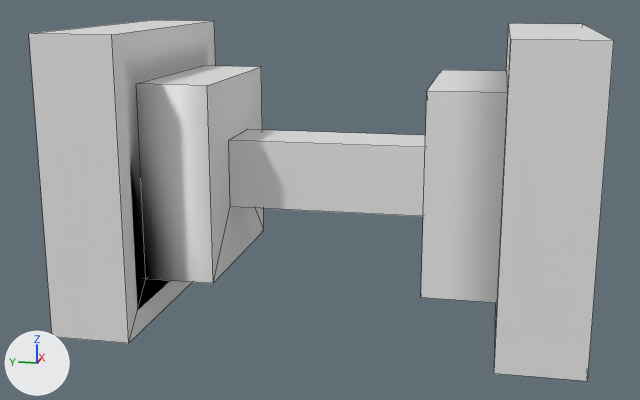
Before and after pictures for a commit that changed the FBX model Assets/Models/connector_onebond.fbx.
One viewpoint serves both versions: a 50 mm camera at (-4.79, -0.88, 1.03) aimed at (-0.05, 0.07, -0.16). Arrows for +X, +Y and +Z are at lower left; the lights stay in place. Mesh edges are drawn as thin lines. Where no turn or scale is listed for an object, it has been applied to the vertices.

Before the edit, the objects in view are built like this:
```python
me_cube_001 = bpy.data.meshes.new('Cube.001')
me_cube_001.from_pydata(...)  # 48 vertices, 42 faces; spans x -0.79..0.79, y -1.36..1.36, z -0.79..0.79
me_cube_001.materials.append(mat_connector)  # white #e7e7e7
ob_onebondconnector = bpy.data.objects.new('OneBondConnector', me_cube_001)
ob_onebondconnector.location = (0.0, 0.0, 0.0)
```
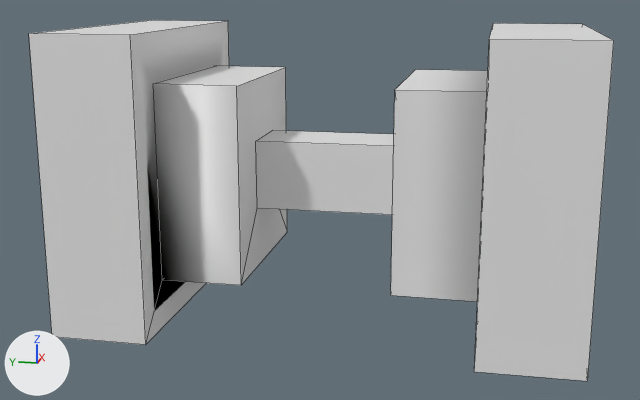
Commit message: adjust connector model shape

Boxes (x1, y1, x2, y2) around the edits, measured in the pictures (640 x 400 px; the box of a moved part takes in the faces that stretch with it):
part 1 of me_cube_001, moved or reshaped: before (207, 67, 264, 283); after (237, 67, 287, 285)
part 2 of me_cube_001, moved or reshaped: before (29, 20, 259, 343); after (29, 20, 285, 345)
part 3 of me_cube_001, moved or reshaped: before (494, 23, 614, 381); after (474, 23, 614, 381)
part 4 of me_cube_001, moved or reshaped: before (229, 70, 508, 303); after (256, 70, 488, 302)

Edits to the bpy script that builds the scene:
```text
Change me_cube_001:
    where me_cube_001.from_pydata(...)  # 48 vertices, 42 faces; spans x -0.79..0.79, y -1.36..1.36, z -0.79..0.79
    used by ob_onebondconnector; location = (0.0, 0.0, 0.0)
    me_cube_001 part 1: all 8 vertices in x -0.52..0.52, y 0.55, z -0.52..0.52 are moved by (0.0, -0.15, 0.0)
    me_cube_001 part 2: all 8 vertices in x -0.79..0.79, y 0.93, z -0.79..0.79 are moved by (0.0, -0.09, 0.0)
    me_cube_001 part 3: all 8 vertices in x -0.79..0.79, y -0.93, z -0.79..0.79 are moved by (0.0, 0.09, 0.0)
    me_cube_001 part 4: all 8 vertices in x -0.52..0.52, y -0.55, z -0.52..0.52 are moved by (0.0, 0.15, 0.0)
```
